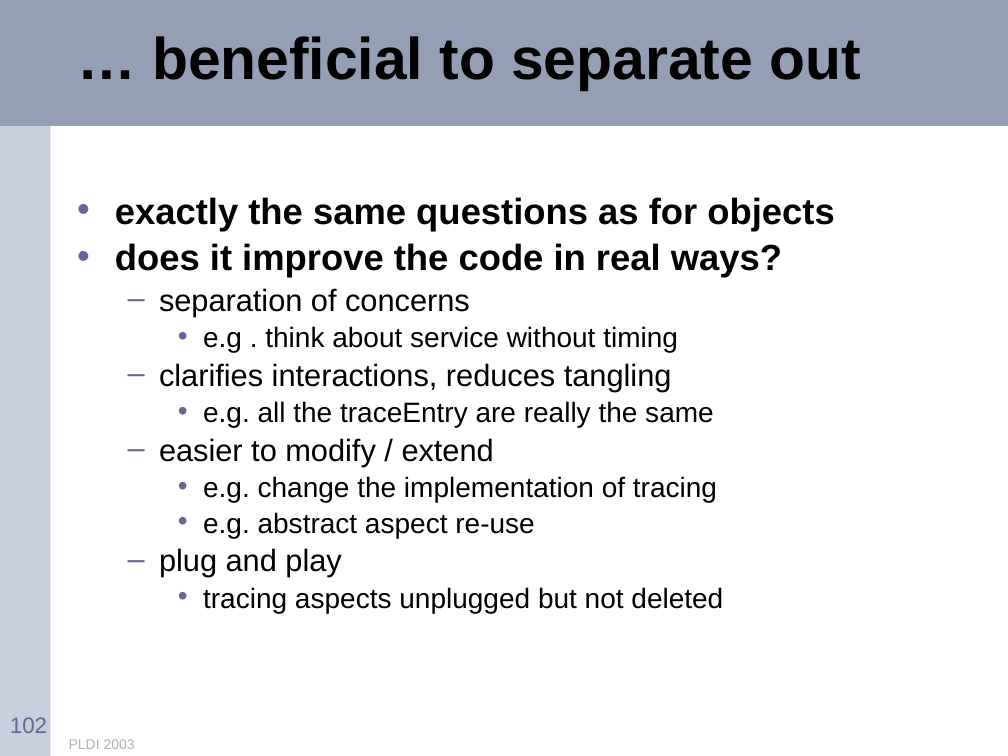
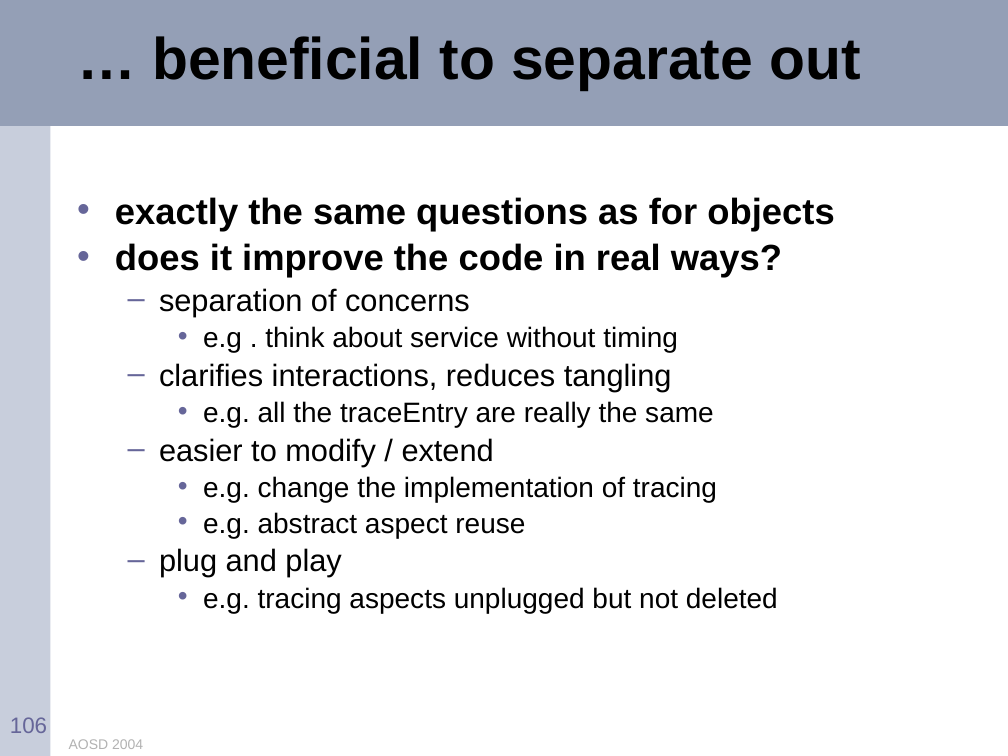
Before and after one commit to eclipse-aspectj/aspectj, a slide deck: slide 106 of docs/teaching/tutorial.ppt (slide 102 before the commit). Drawn at 1008x756 pixels with LibreOffice and Linux fonts; fonts in the diff are those of the drawing. Boxes give left, top, right and bottom in pixels: in the first picture for what was removed or moved away, otherwise in the second. Text is boxed around its words. In the diff, an @@ line names an element or a change of style, - is before the commit and + after.

Commit message:
updated tutorial for AOSD 2004

```diff
--- a/docs/teaching/tutorial.ppt
+++ b/docs/teaching/tutorial.ppt
@@ text at (x1=203, y1=512, x2=525, y2=538): text changed @@
-    • e.g. abstract aspect re-use
+    • e.g. abstract aspect reuse
@@ text at (x1=203, y1=587, x2=778, y2=613): text changed @@
-    • tracing aspects unplugged but not deleted
+    • e.g. tracing aspects unplugged but not deleted
@@ page number at (x1=10, y1=717, x2=47, y2=733): text changed @@
-102
+106
@@ text at (x1=69, y1=739, x2=143, y2=749): text changed @@
-PLDI 2003
+AOSD 2004
```
Also in this commit, not shown: 106 other slides changed, 8 slides added, 4 slides removed.
